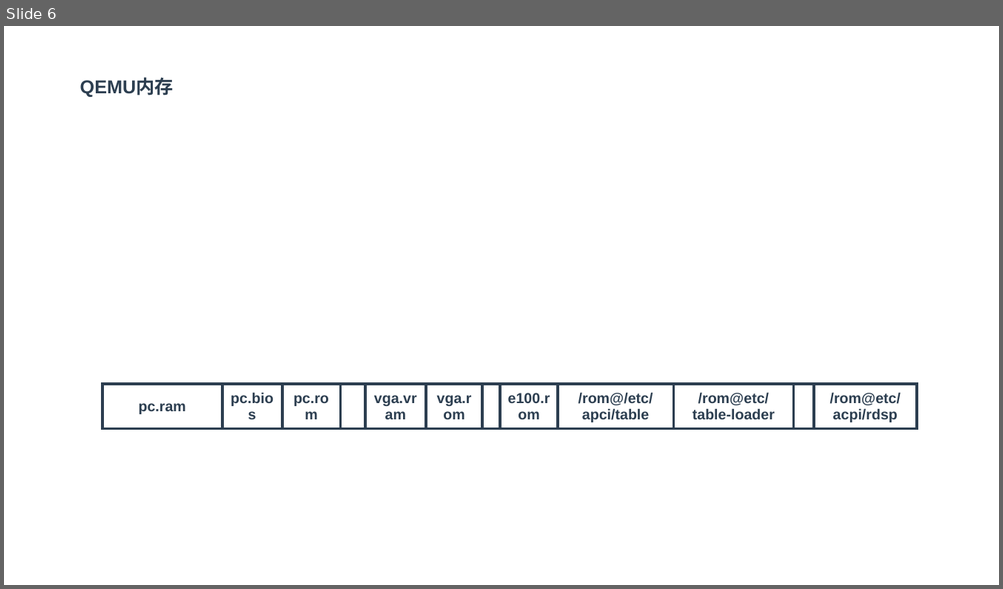
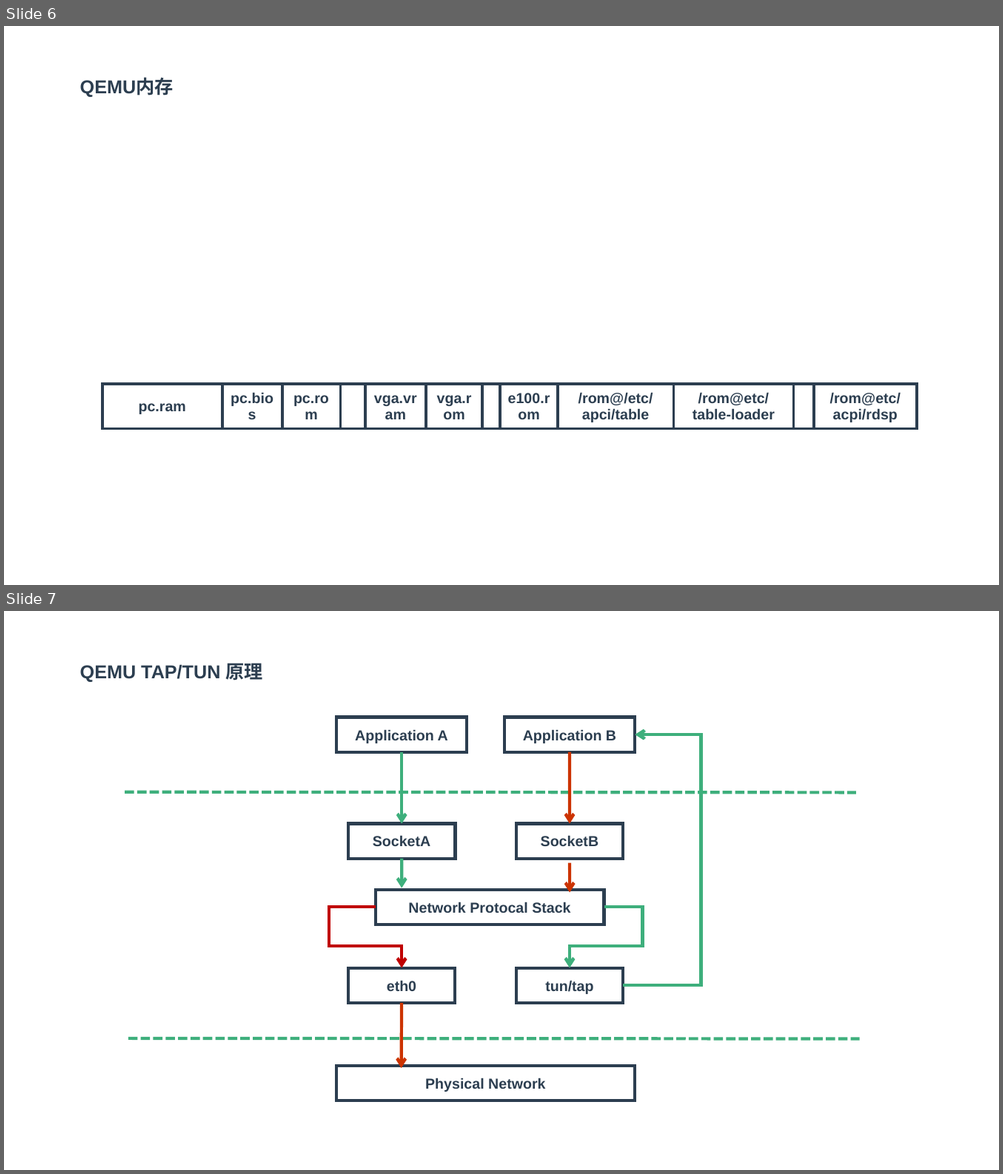
Before and after one commit to zaiqiang-dong/zaiqiang, a slide deck: picture/qemu/qemu.pptx. Shown one above the other, each under a label of ours: slide 6 before the commit, slides 6 and 7 after it. The pictures are 1003x589 and 1003x1174 pixels, drawn with LibreOffice and Linux fonts; fonts in the diff are those of the drawing. Boxes give left, top, right and bottom in pixels: in the first picture for what was removed or moved away, otherwise in the second. Text is boxed around its words. In the diff, an @@ line names an element or a change of style, - is before the commit and + after.

```diff
--- a/picture/qemu/qemu.pptx
+++ b/picture/qemu/qemu.pptx
@@ slide 7 added at box(4, 611, 999, 1170), background #FFFFFF @@
@@ text added at box(80, 659, 263, 683), 18 pt, text #2C3E50, bold @@
+QEMU TAP/TUN 原理
@@ rectangle added at box(336, 717, 466, 752), outline #2C3E50 3 pt, 14 pt, text #2C3E50, bold @@
+Application A
@@ rectangle added at box(504, 717, 634, 752), outline #2C3E50 3 pt, 14 pt, text #2C3E50, bold @@
+Application B
@@ elbow arrow added from (623, 985) to (635, 735), #3EAF7C 3 pt @@
@@ arrow added from (401, 752) to (401, 823), #3EAF7C 3 pt @@
@@ arrow added from (569, 752) to (569, 823), #CC3300 3 pt @@
@@ line added from (125, 792) to (856, 792), #3EAF7C 3 pt dashed @@
@@ rectangle added at box(348, 823, 455, 859), outline #2C3E50 3 pt, 14 pt, text #2C3E50, bold @@
+SocketA
@@ rectangle added at box(516, 823, 623, 859), outline #2C3E50 3 pt, 14 pt, text #2C3E50, bold @@
+SocketB
@@ arrow added from (401, 859) to (401, 889), #3EAF7C 3 pt @@
@@ arrow added from (569, 863) to (569, 893), #CC3300 3 pt @@
@@ rectangle added at box(375, 890, 604, 925), outline #2C3E50 3 pt, 14 pt, text #2C3E50, bold @@
+Network Protocal Stack
@@ elbow arrow added from (375, 907) to (401, 968), #C00000 3 pt @@
@@ elbow arrow added from (604, 907) to (569, 968), #3EAF7C 3 pt @@
@@ rectangle added at box(348, 968, 455, 1003), outline #2C3E50 3 pt, 14 pt, text #2C3E50, bold @@
+eth0
@@ rectangle added at box(516, 968, 623, 1003), outline #2C3E50 3 pt, 14 pt, text #2C3E50, bold @@
+tun/tap
@@ arrow added from (401, 1003) to (401, 1068), #CC3300 3 pt @@
@@ line added from (128, 1039) to (859, 1039), #3EAF7C 3 pt dashed @@
@@ rectangle added at box(336, 1066, 634, 1101), outline #2C3E50 3 pt, 14 pt, text #2C3E50, bold @@
+Physical Network
```
Also in this commit, not shown: 1 other slide added, 2 slides removed, 5 other files.
